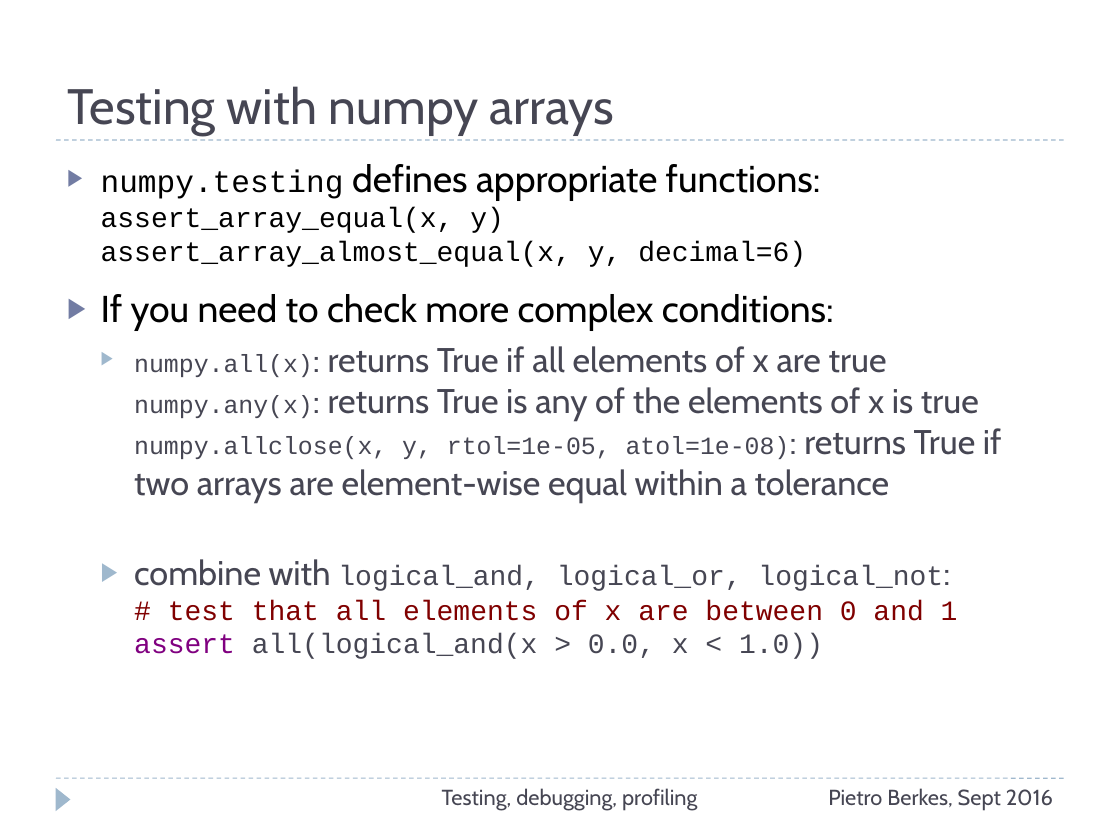
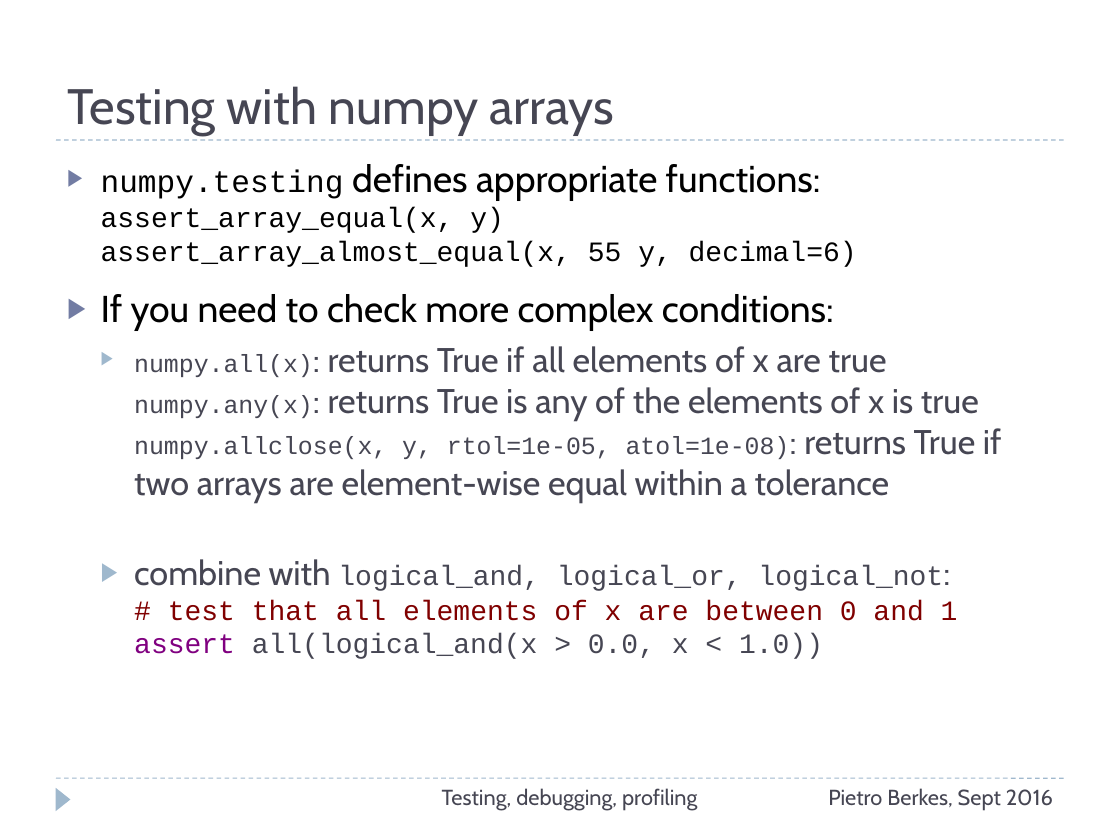
Before and after one commit to ASPP/testing_debugging_profiling, a slide deck: slide 31 of testing-debugging-profiling.pptx (slide 28 before the commit). Drawn at 1120x840 pixels with LibreOffice and Linux fonts; fonts in the diff are those of the drawing. Boxes give left, top, right and bottom in pixels: in the first picture for what was removed or moved away, otherwise in the second. Text is boxed around its words. In the diff, an @@ line names an element or a change of style, - is before the commit and + after.

```diff
--- a/testing-debugging-profiling.pptx
+++ b/testing-debugging-profiling.pptx
@@ text at bbox=[101, 164, 857, 267]: text changed @@
-▶ numpy.testing defines appropriate functions:
-  assert_array_equal(x, y)
-  assert_array_almost_equal(x, y, decimal=6)
+▶ numpy.testing defines appropriate functions:
+  assert_array_equal(x, y)
+  assert_array_almost_equal(x, 55 y, decimal=6)
```
Also in this commit, not shown: 10 other slides changed, 5 slides added.
